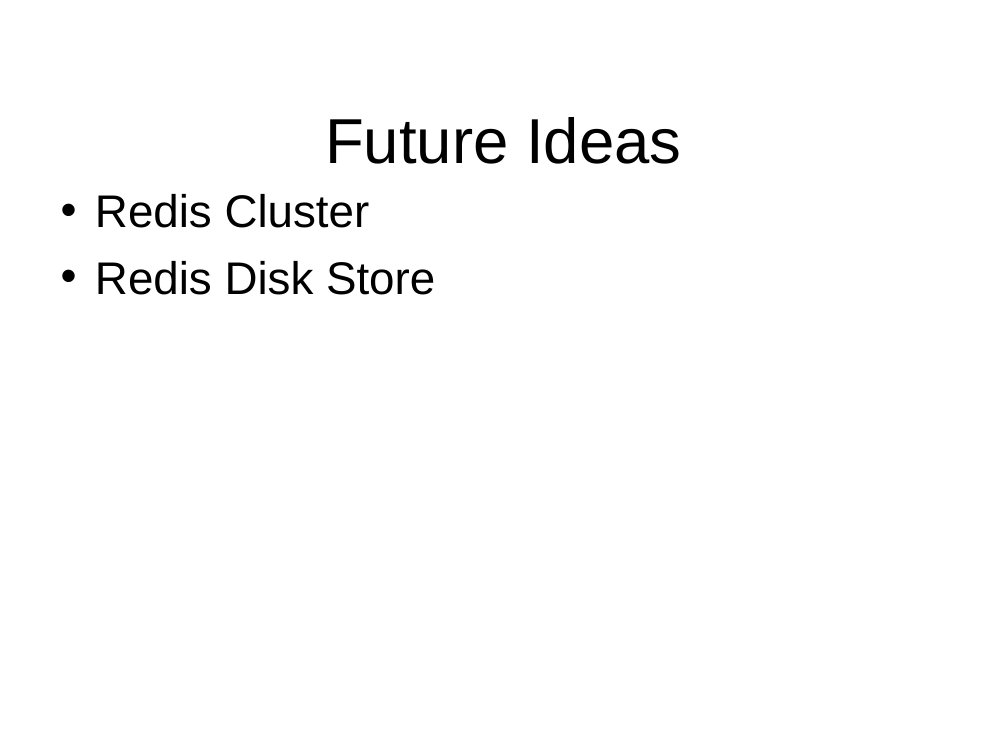
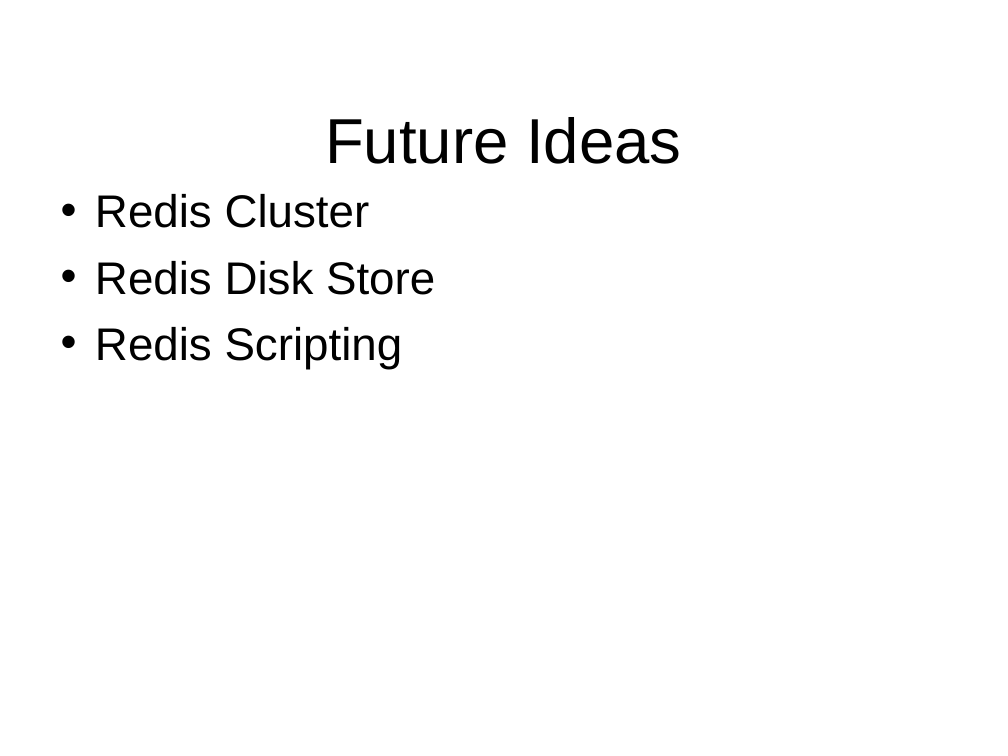
Before and after one commit to bratish/presentations, a slide deck: slide 24 of Memory Is The New Disk, Say Hello To Redis-Bratish Goswami.odp (slide 23 before the commit). Drawn at 1008x756 pixels with LibreOffice and Linux fonts; fonts in the diff are those of the drawing; background and template pictures are left out. Boxes give left, top, right and bottom in pixels: in the first picture for what was removed or moved away, otherwise in the second. Text is boxed around its words. In the diff, an @@ line names an element or a change of style, - is before the commit and + after.

Commit message:
Modified presentation

```diff
--- a/Memory Is The New Disk, Say Hello To Redis-Bratish Goswami.odp
+++ b/Memory Is The New Disk, Say Hello To Redis-Bratish Goswami.odp
@@ text at bbox=[95, 327, 403, 369]: paragraph added @@
+• Redis Scripting
```
Also in this commit, not shown: 1 slide added.
